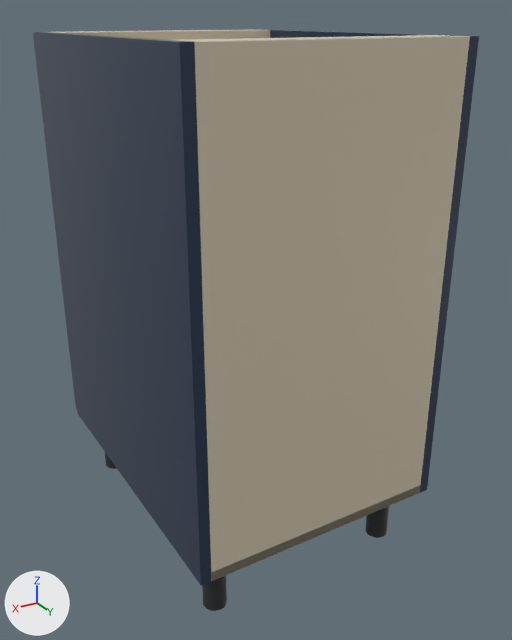
An edit to the glTF model storefront/public/cabinet-inventory/models/oppein-ply-bss-btc18.glb, drawn before and after from the same camera.
One viewpoint serves both versions: a 50 mm lens placed at (0.811, 0.75, 0.903), pointed at (0.201, -0.266, 0.395). Every picture has the same lights, and +X, +Y and +Z are marked at lower left. The older version comes first. Where no turn or scale is listed for an object, it has been applied to the vertices.

The scene before the commit, as lines of its bpy script (objects in view):
```python
ob_cabinet_back = bpy.data.objects.new('Cabinet back', me_cube_002)
ob_cabinet_back.location = (0.229, -0.006, 0.495)
ob_cabinet_bottom = bpy.data.objects.new('Cabinet bottom', me_cube_003)
ob_cabinet_bottom.location = (0.229, -0.293, 0.123)
ob_cabinet_side = bpy.data.objects.new('Cabinet side', me_cube)
ob_cabinet_side.location = (0.009, -0.293, 0.495)
ob_cabinet_side_001 = bpy.data.objects.new('Cabinet side.001', me_cube_001)
ob_cabinet_side_001.location = (0.448, -0.293, 0.495)
ob_top_support_rail = bpy.data.objects.new('Top support rail', me_cube_004)
ob_top_support_rail.location = (0.229, -0.04, 0.867)
ob_top_support_rail_001 = bpy.data.objects.new('Top support rail.001', me_cube_005)
ob_top_support_rail_001.location = (0.229, -0.551, 0.867)
```
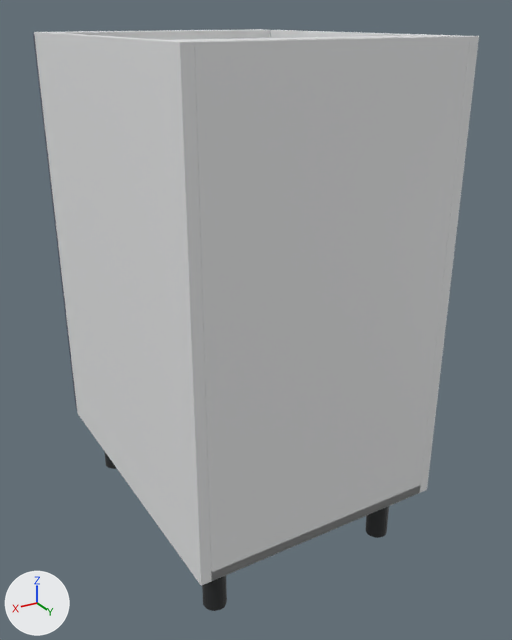
Boxes (x1, y1, x2, y2) around the edits, measured in the pictures (512 x 640 px):
```json
{"object": "Cabinet back", "change": "recoloured", "before": [192, 36, 470, 581], "after": [192, 36, 470, 581], "on screen": "beige to white"}
{"object": "Cabinet side.001", "change": "recoloured", "before": [34, 32, 211, 586], "after": [34, 32, 211, 586], "on screen": "dark blue to white"}
{"object": "Cabinet side", "change": "recoloured", "before": [253, 29, 479, 493], "after": [253, 29, 479, 493]}
{"object": "Top support rail.001", "change": "recoloured", "before": [55, 29, 270, 40], "after": [55, 29, 270, 40], "on screen": "beige to white"}
{"object": "Cabinet bottom", "change": "recoloured", "before": [211, 486, 420, 581], "after": [211, 486, 420, 581]}
{"object": "Top support rail", "change": "recoloured", "before": [176, 35, 445, 42], "after": [176, 35, 445, 42], "on screen": "beige to white"}
```

Edits to the scene script, one JSON object a line:
```json
{"op": "add", "block": "mat_white_cabinet_carcass", "code": ["mat_white_cabinet_carcass = principled_material('White cabinet carcass')", "mat_white_cabinet_carcass.base_color = (0.82, 0.83, 0.835)  # white #eaebec", "mat_white_cabinet_carcass.roughness = 0.48"]}
{"block": "me_cube_002", "where": "me_cube_002.from_pydata(...)  # 56 vertices, 108 faces; spans x -0.211..0.211, y -0.006..0.006, z -0.381..0.381"}
{"op": "remove", "block": "me_cube_002", "code": "me_cube_002.materials.append(mat_cabinet_interior___visual_interpretation)  # beige #daceb6"}
{"op": "add", "block": "me_cube_002", "code": "me_cube_002.materials.append(mat_white_cabinet_carcass)  # white #eaebec"}
{"block": "me_cube_003", "where": "me_cube_003.from_pydata(...)  # 56 vertices, 108 faces; spans x -0.211..0.211, y -0.293..0.293, z -0.009..0.009"}
{"op": "remove", "block": "me_cube_003", "code": "me_cube_003.materials.append(mat_cabinet_interior___visual_interpretation)  # beige #daceb6"}
{"op": "add", "block": "me_cube_003", "code": "me_cube_003.materials.append(mat_white_cabinet_carcass)  # white #eaebec"}
{"block": "me_cube", "where": "me_cube.from_pydata(...)  # 56 vertices, 108 faces; spans x -0.009..0.009, y -0.293..0.293, z -0.381..0.381"}
{"op": "remove", "block": "me_cube", "code": "me_cube.materials.append(mat_supplier_finish___blue_single_shaker)  # dark blue #24364f"}
{"op": "add", "block": "me_cube", "code": "me_cube.materials.append(mat_white_cabinet_carcass)  # white #eaebec"}
{"block": "me_cube_001", "where": "me_cube_001.from_pydata(...)  # 56 vertices, 108 faces; spans x -0.009..0.009, y -0.293..0.293, z -0.381..0.381"}
{"op": "remove", "block": "me_cube_001", "code": "me_cube_001.materials.append(mat_supplier_finish___blue_single_shaker)  # dark blue #24364f"}
{"op": "add", "block": "me_cube_001", "code": "me_cube_001.materials.append(mat_white_cabinet_carcass)  # white #eaebec"}
{"block": "me_cube_004", "where": "me_cube_004.from_pydata(...)  # 56 vertices, 108 faces; spans x -0.211..0.211, y -0.035..0.035, z -0.009..0.009"}
{"op": "remove", "block": "me_cube_004", "code": "me_cube_004.materials.append(mat_cabinet_interior___visual_interpretation)  # beige #daceb6"}
{"op": "add", "block": "me_cube_004", "code": "me_cube_004.materials.append(mat_white_cabinet_carcass)  # white #eaebec"}
{"block": "me_cube_005", "where": "me_cube_005.from_pydata(...)  # 56 vertices, 108 faces; spans x -0.211..0.211, y -0.035..0.035, z -0.009..0.009"}
{"op": "remove", "block": "me_cube_005", "code": "me_cube_005.materials.append(mat_cabinet_interior___visual_interpretation)  # beige #daceb6"}
{"op": "add", "block": "me_cube_005", "code": "me_cube_005.materials.append(mat_white_cabinet_carcass)  # white #eaebec"}
```
